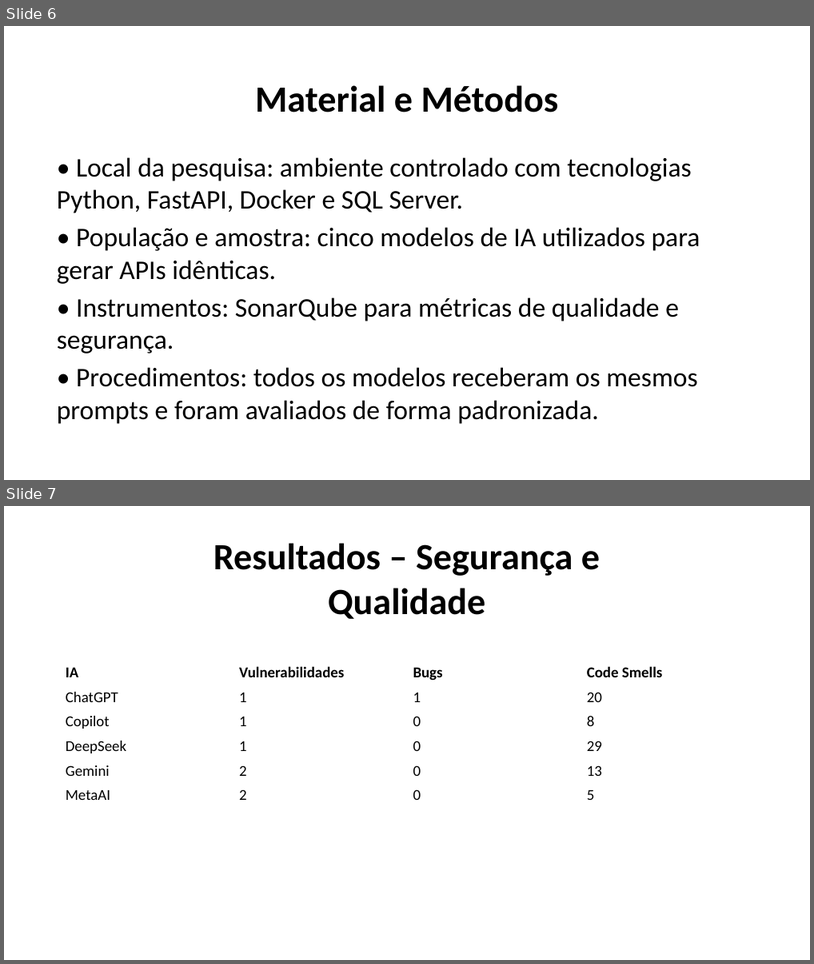
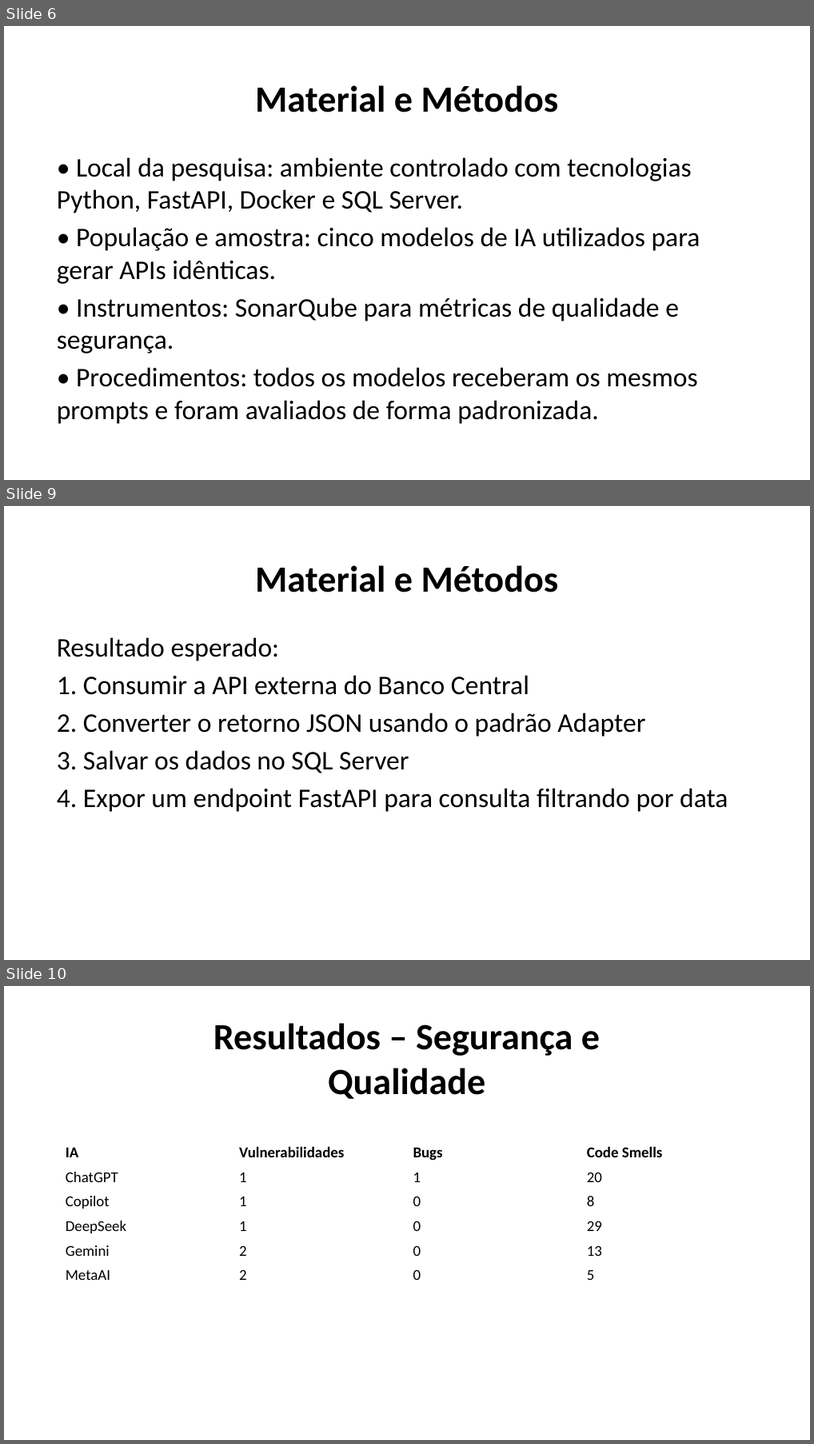
Before and after one commit to igorayelloborgesdev/AI-benchmark, a slide deck: _DOC/Apresentação Igor Ayello Borges.pptx. Shown one above the other, each under a label of ours: slides 6 and 7 before the commit, slides 6, 9 and 10 after it; the slides between them are not shown. The pictures are 814x964 and 814x1444 pixels, drawn with LibreOffice and Linux fonts; fonts in the diff are those of the drawing; background and template pictures are left out. Boxes give left, top, right and bottom in pixels: in the first picture for what was removed or moved away, otherwise in the second. Text is boxed around its words. In the diff, an @@ line names an element or a change of style, - is before the commit and + after.

```diff
--- a/_DOC/Apresentação Igor Ayello Borges.pptx
+++ b/_DOC/Apresentação Igor Ayello Borges.pptx
@@ slide 9 added at bbox=[4, 506, 810, 960], background #FFFFFF @@
@@ text added at bbox=[255, 565, 559, 592], 44 pt, text #000000, bold @@
+Material e Métodos
@@ text added at bbox=[57, 637, 728, 812], 32 pt, text #000000 @@
+Resultado esperado:
+1. Consumir a API externa do Banco Central
+2. Converter o retorno JSON usando o padrão Adapter
+3. Salvar os dados no SQL Server
+4. Expor um endpoint FastAPI para consulta filtrando por data
@@ what was slide 7 is now slide 10 @@
```
Also in this commit, not shown: 2 other slides added.
